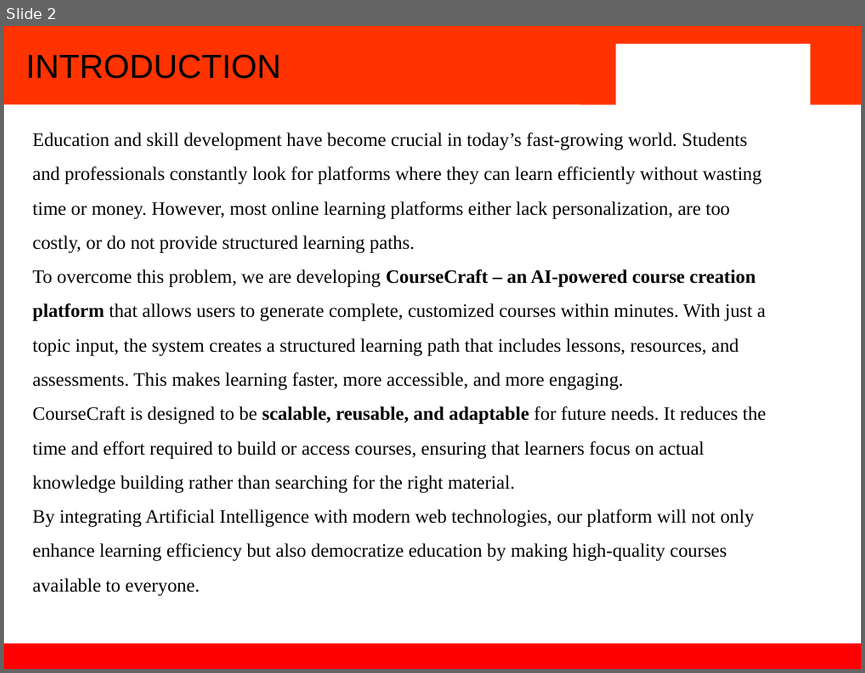
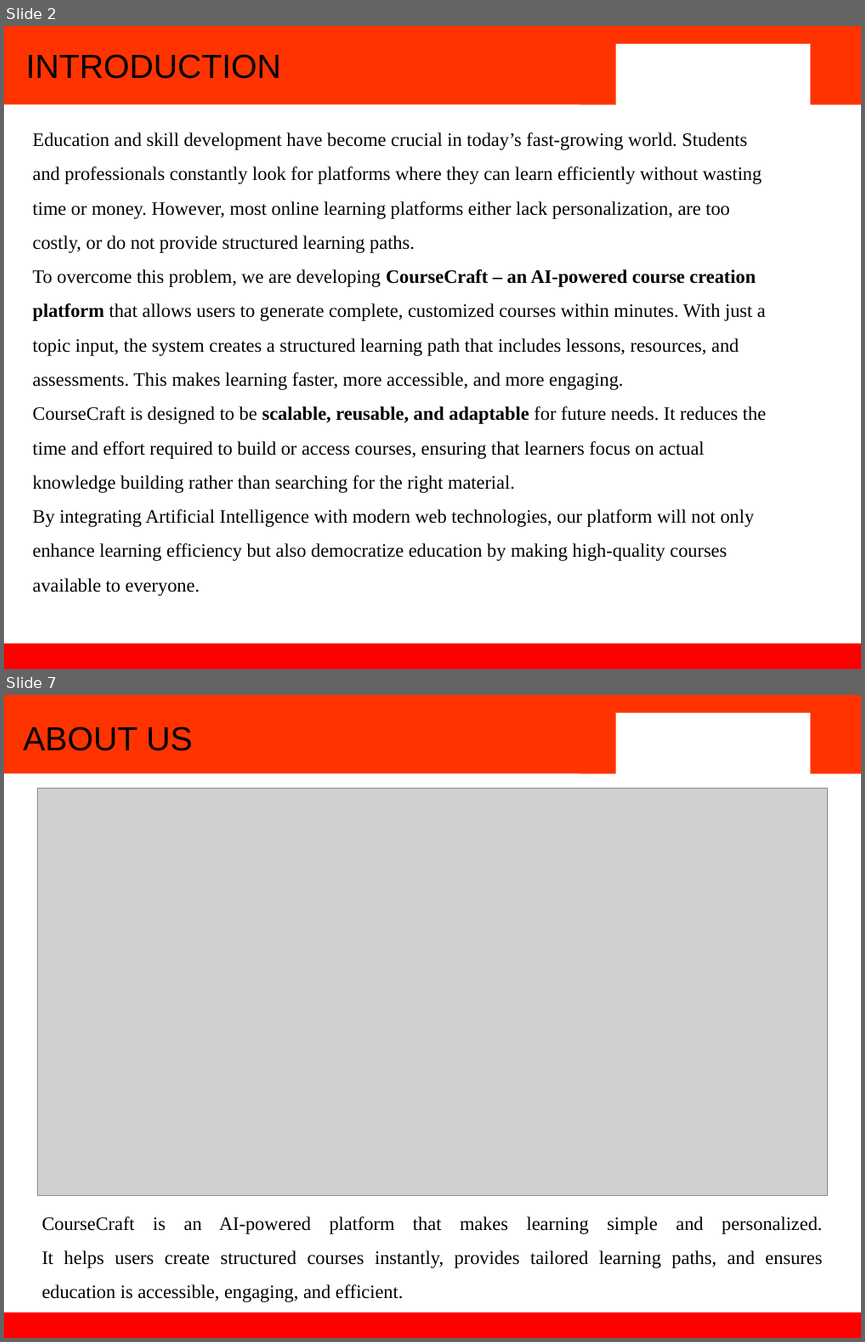
Before and after one commit to KartikyaSokhal/CourseCraft, a slide deck: FEE ST1/coursecraft.pptx. Shown one above the other, each under a label of ours: slide 2 before the commit, slides 2 and 7 after it; the slides between them are not shown. The pictures are 865x673 and 865x1342 pixels, drawn with LibreOffice and Linux fonts; fonts in the diff are those of the drawing; grey boxes stand for pictures; background and template pictures are left out. Boxes give left, top, right and bottom in pixels: in the first picture for what was removed or moved away, otherwise in the second. Text is boxed around its words. In the diff, an @@ line names an element or a change of style, - is before the commit and + after.

```diff
--- a/FEE ST1/coursecraft.pptx
+++ b/FEE ST1/coursecraft.pptx
@@ slide 7 added at bbox=[4, 695, 861, 1338], background #FFFFFF; not listed: 4 template elements that a slide beside it also shows @@
@@ text added at bbox=[23, 726, 192, 751], 28 pt, text #000000 @@
+ABOUT US
@@ picture added at bbox=[37, 788, 828, 1195] @@
@@ text added at bbox=[42, 1216, 822, 1302], 16 pt, text #000000 @@
+CourseCraft is an AI-powered platform that makes learning simple and personalized.
+It helps users create structured courses instantly, provides tailored learning paths, and ensures education is accessible, engaging, and efficient.
```
Also in this commit, not shown: 3 slides changed, 2 other slides added, 4 slides removed, 2 other files.
